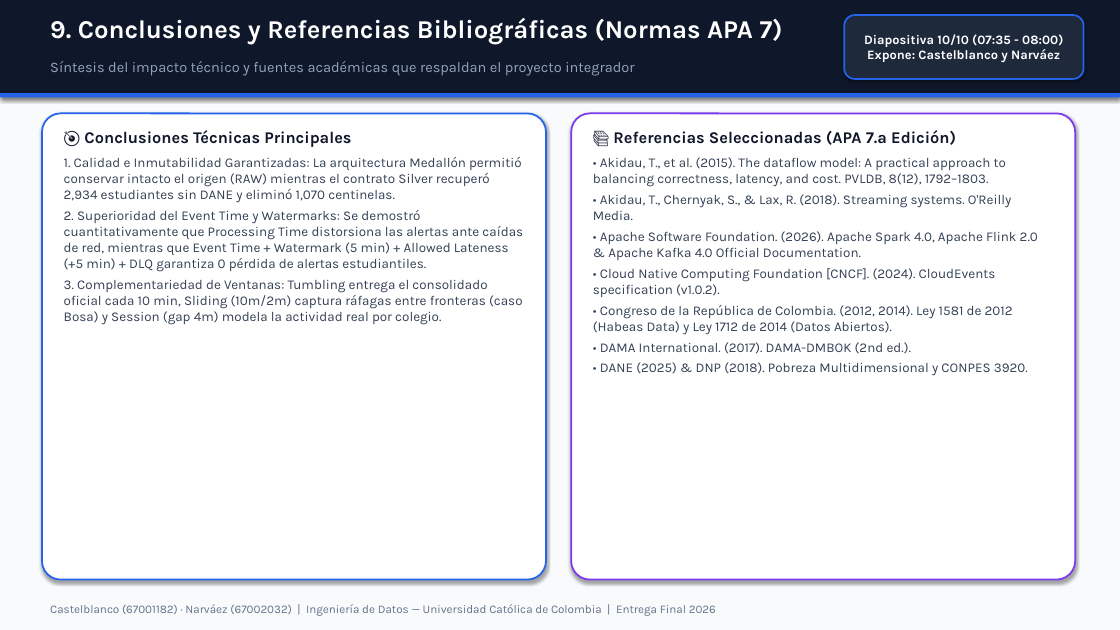
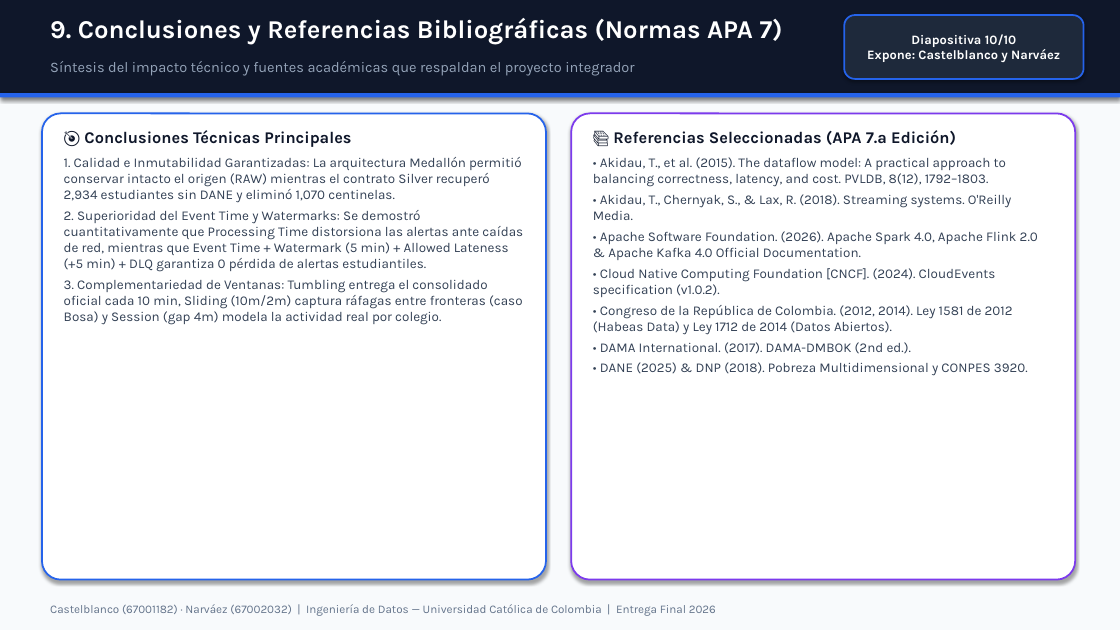
Before and after one commit to HCA-3/Proyecto-ING-DATO, a slide deck: slide 10 of entregables/entrega final/Presentacion_Sustentacion_Entrega_Final.pptx. Drawn at 1120x630 pixels with LibreOffice and Linux fonts; fonts in the diff are those of the drawing. Boxes give left, top, right and bottom in pixels: in the first picture for what was removed or moved away, otherwise in the second. Text is boxed around its words. In the diff, an @@ line names an element or a change of style, - is before the commit and + after.

Commit message:
Elimina marcas de tiempo del encabezado de las diapositivas de presentacion

```diff
--- a/entregables/entrega final/Presentacion_Sustentacion_Entrega_Final.pptx
+++ b/entregables/entrega final/Presentacion_Sustentacion_Entrega_Final.pptx
@@ text in rounded rectangle at (867, 34, 1060, 62): text changed @@
-Diapositiva 10/10 (07:35 - 08:00)
-Expone: Castelblanco y Narváez
+Diapositiva 10/10
+Expone: Castelblanco y Narváez
```
Also in this commit, not shown: 8 other slides changed, 3 other files.
